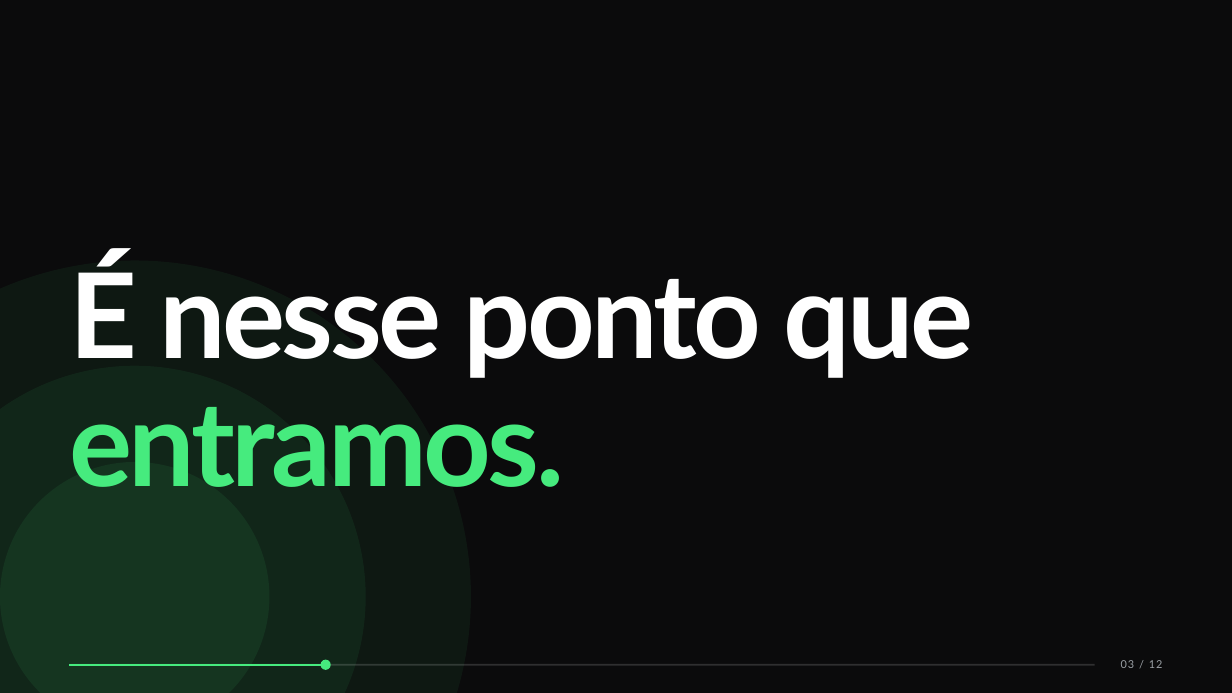
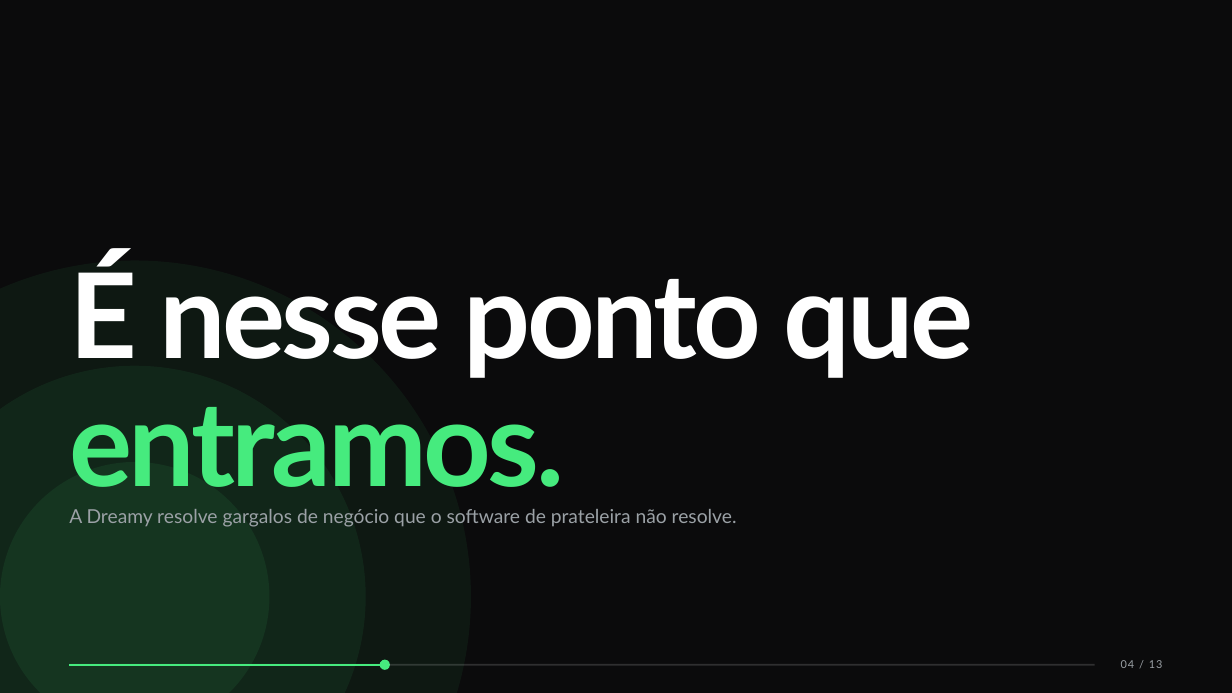
Before and after one commit to Luigi-Choffe/dreamy-site, a slide deck: slide 4 of docs/apresentacao/Dreamy — Apresentação Institucional (editável).pptx (slide 3 before the commit). Drawn at 1232x693 pixels with LibreOffice and Linux fonts; fonts in the diff are those of the drawing. Boxes give left, top, right and bottom in pixels: in the first picture for what was removed or moved away, otherwise in the second. Text is boxed around its words. In the diff, an @@ line names an element or a change of style, - is before the commit and + after.

```diff
--- a/docs/apresentacao/Dreamy — Apresentação Institucional (editável).pptx
+++ b/docs/apresentacao/Dreamy — Apresentação Institucional (editável).pptx
@@ text added at (69,509,737,527), 15 pt, text #9BA1A6 @@
+A Dreamy resolve gargalos de negócio que o software de prateleira não resolve.
@@ line moved from (69, 665) - (325, 665) to (69, 665) - (384, 665) @@
@@ ellipse: place and size @@
-ellipse at (321,660,331,670)
+ellipse at (380,660,390,670)
@@ text at (1121,660,1163,668): text changed @@
-03 / 12
+04 / 13
```
Also in this commit, not shown: 11 other slides changed, 1 slide added, 8 other files.
